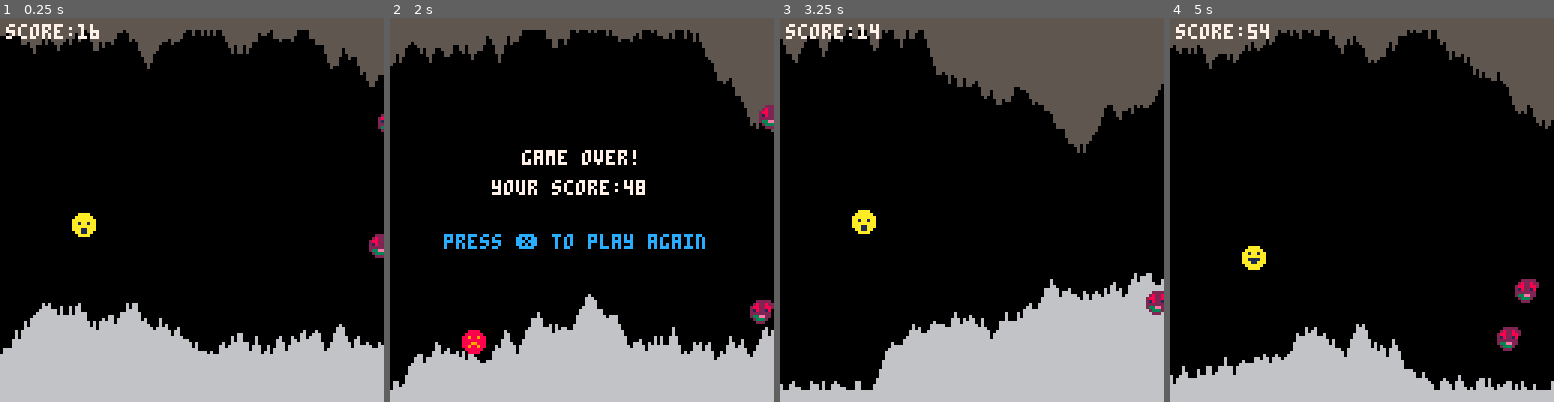
Above: before the commit, frames 1-4 (left to right).
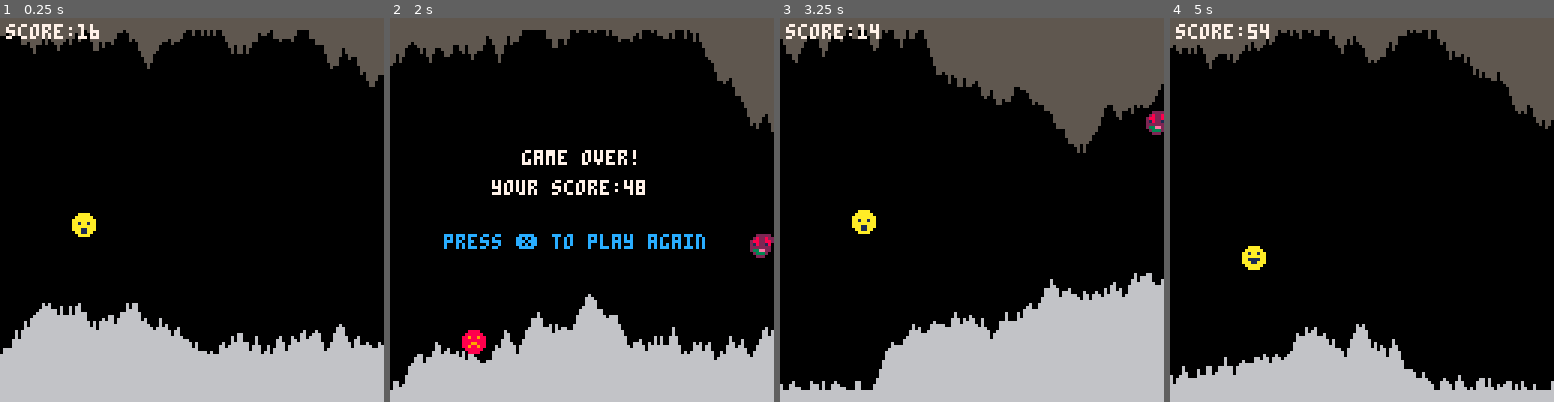
Above: after the commit, the same moments.

Repository: romellem/pico-8-carts
Game: PICO-8 cartridge cave.p8
The game is run twice, just before and just after one commit, with the same random seed, the same clock (stepped at 60 frames per second) and the same inputs.
Inputs:
- Up to frame 1 (0.25 s): no input
- Up to frame 2 (2 s): tap X (X key) at 0.33, 1.07, 1.85 s
- Up to frame 3 (3.25 s): hold Up 2.15-2.42 s; tap X (X key) at 2.97 s
- Up to frame 4 (5 s): tap X (X key) at 4.08 s; hold Up from 4.73 s (still down)

The runs differ from the first frame. In frame 1, 0.3% of the frame differs, in the area x 96-100%, y 25-63%; in frame 2, 0.8%, in the area x 93-100%, y 22-80%; in frame 3, 0.5%; in frame 4, 0.6%.

Commit message:
Removes enemies and plays sound

Diff:
--- a/cave.p8
+++ b/cave.p8
@@ -16,7 +16,7 @@
 		update_cave()
 		move_player()
 		check_hit()
-		gen_enemies()
+		update_enemies()
 	else
 		if (btnp(5)) _init() --restart
 	end
@@ -129,7 +129,10 @@
 	enemy_y_prob=0.1
 
 	--lower this value to change likliehood of creating an enemy
-	enemy_gen_prob=0.1
+	enemy_gen_prob=0.03
+
+	--max enemies on the screen
+	enemy_limit=4
 end
 
 function make_enemy()
@@ -137,6 +140,8 @@
 	enemy.x=127
 	enemy.y=flr(rnd(128))+1
 	enemy.s=4
+
+	enemy.score=100
 
 	add(enemies,enemy)
 end
@@ -158,9 +163,28 @@
 end
 
 function gen_enemies()
-	if (rnd(1) < enemy_gen_prob) then
-		make_enemy()
-	end
+	if (#enemies < enemy_limit) then
+		if (rnd(1) < enemy_gen_prob) then
+			make_enemy()
+		end
+	end
+end
+
+function prune_enemies()
+	for e in all(enemies) do
+	  if (e.x < 0) then
+	  	del(enemies, e)
+
+	  	player.score += e.score
+	  	sfx(2)
+	  	sfx(3)
+	  end
+	end
+end
+
+function update_enemies()
+	prune_enemies()
+	gen_enemies()
 end
 __gfx__
 0000000000aaaa0000aaaa0000888800002222200000000000000000000000000000000000000000000000000000000000000000000000000000000000000000
Not shown, changed: the sound effects (__sfx__) section of cave.p8
